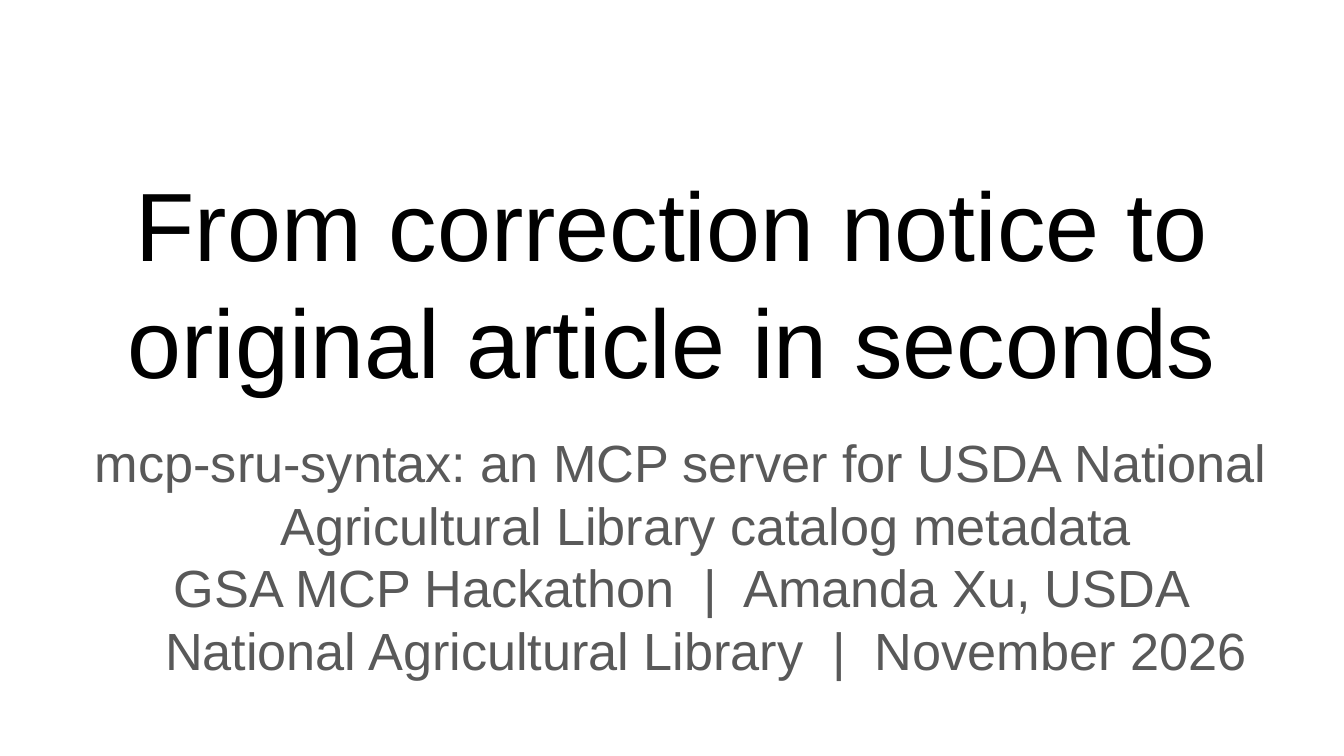
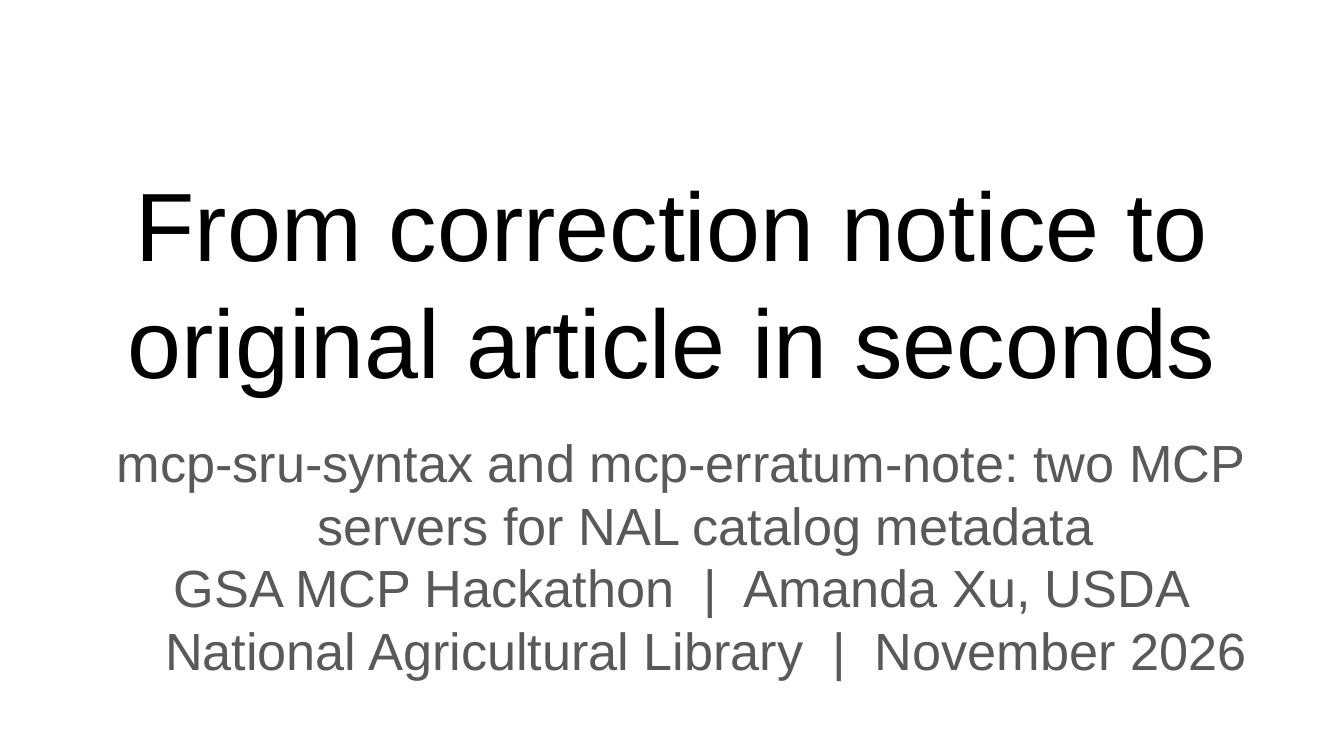
Before and after one commit to AmandaZXu-USDA/mcp-hackathon-demo-sru, a slide deck: slide 1 of submission/GSA-MCP-Hackathon-mcp-sru-syntax.pptx. Drawn at 1344x756 pixels with LibreOffice and Linux fonts; fonts in the diff are those of the drawing. Boxes give left, top, right and bottom in pixels: in the first picture for what was removed or moved away, otherwise in the second. Text is boxed around its words. In the diff, an @@ line names an element or a change of style, - is before the commit and + after.

```diff
--- a/submission/GSA-MCP-Hackathon-mcp-sru-syntax.pptx
+++ b/submission/GSA-MCP-Hackathon-mcp-sru-syntax.pptx
@@ subtitle at [117, 444, 1245, 555]: text changed @@
-mcp-sru-syntax: an MCP server for USDA National Agricultural Library catalog metadata
+mcp-sru-syntax and mcp-erratum-note: two MCP servers for NAL catalog metadata
```
Also in this commit, not shown: 2 other slides changed, 2 slides added, 18 other files.
